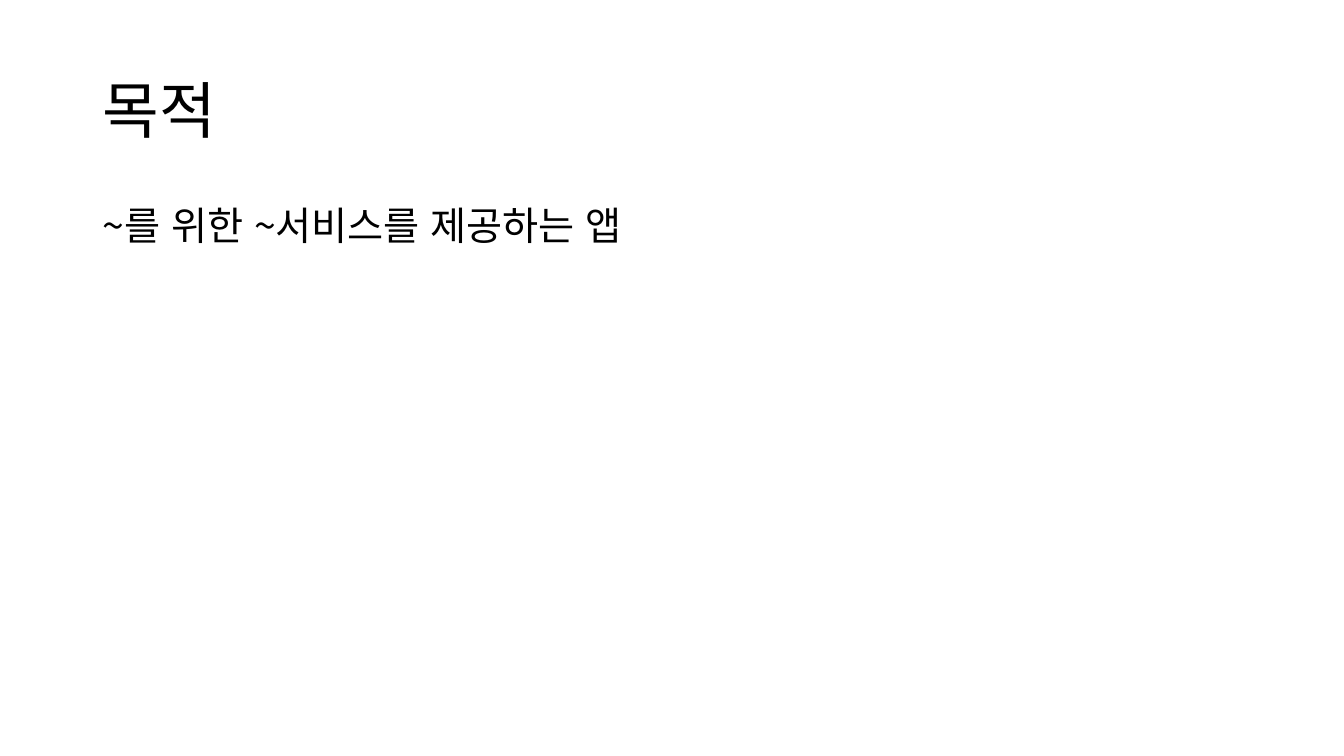
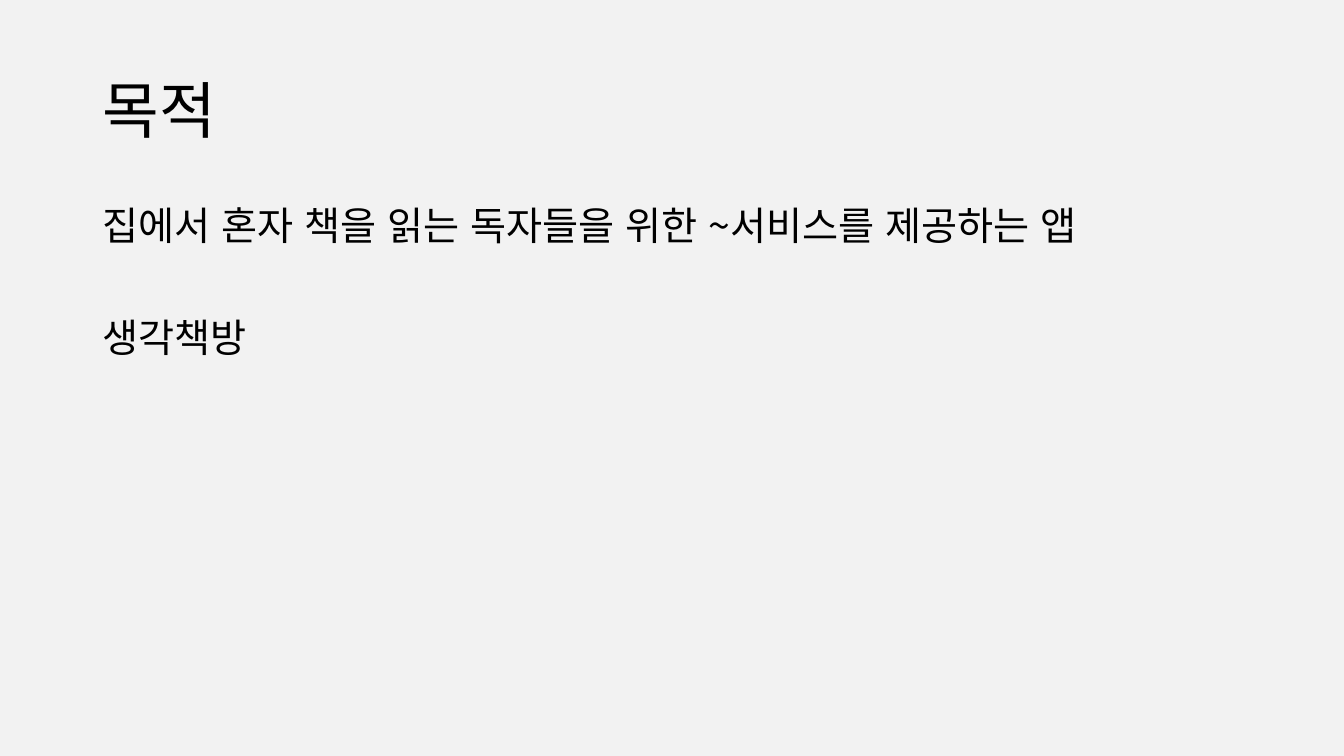
Before and after one commit to 888pocket/social-readbook-app, a slide deck: slide 2 of 보고서/사용자인터페이스(나) 제안발표ppt_3code.pptx. Drawn at 1344x756 pixels with LibreOffice and Linux fonts; fonts in the diff are those of the drawing. Boxes give left, top, right and bottom in pixels: in the first picture for what was removed or moved away, otherwise in the second. Text is boxed around its words. In the diff, an @@ line names an element or a change of style, - is before the commit and + after.

```diff
--- a/보고서/사용자인터페이스(나) 제안발표ppt_3code.pptx
+++ b/보고서/사용자인터페이스(나) 제안발표ppt_3code.pptx
@@ background #FFFFFF to #F2F2F2 @@
@@ text at box(102, 207, 1076, 355): text changed @@
-~를 위한 ~서비스를 제공하는 앱
+집에서 혼자 책을 읽는 독자들을 위한 ~서비스를 제공하는 앱
+생각책방
```
Also in this commit, not shown: 7 other slides changed, 4 slides added, 2 slides removed, 18 other files.
